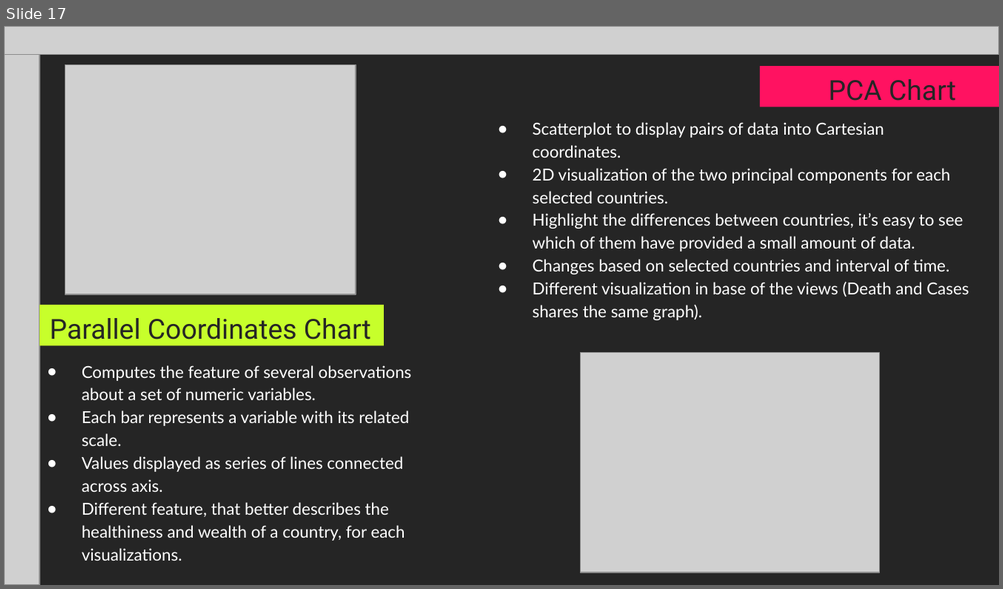
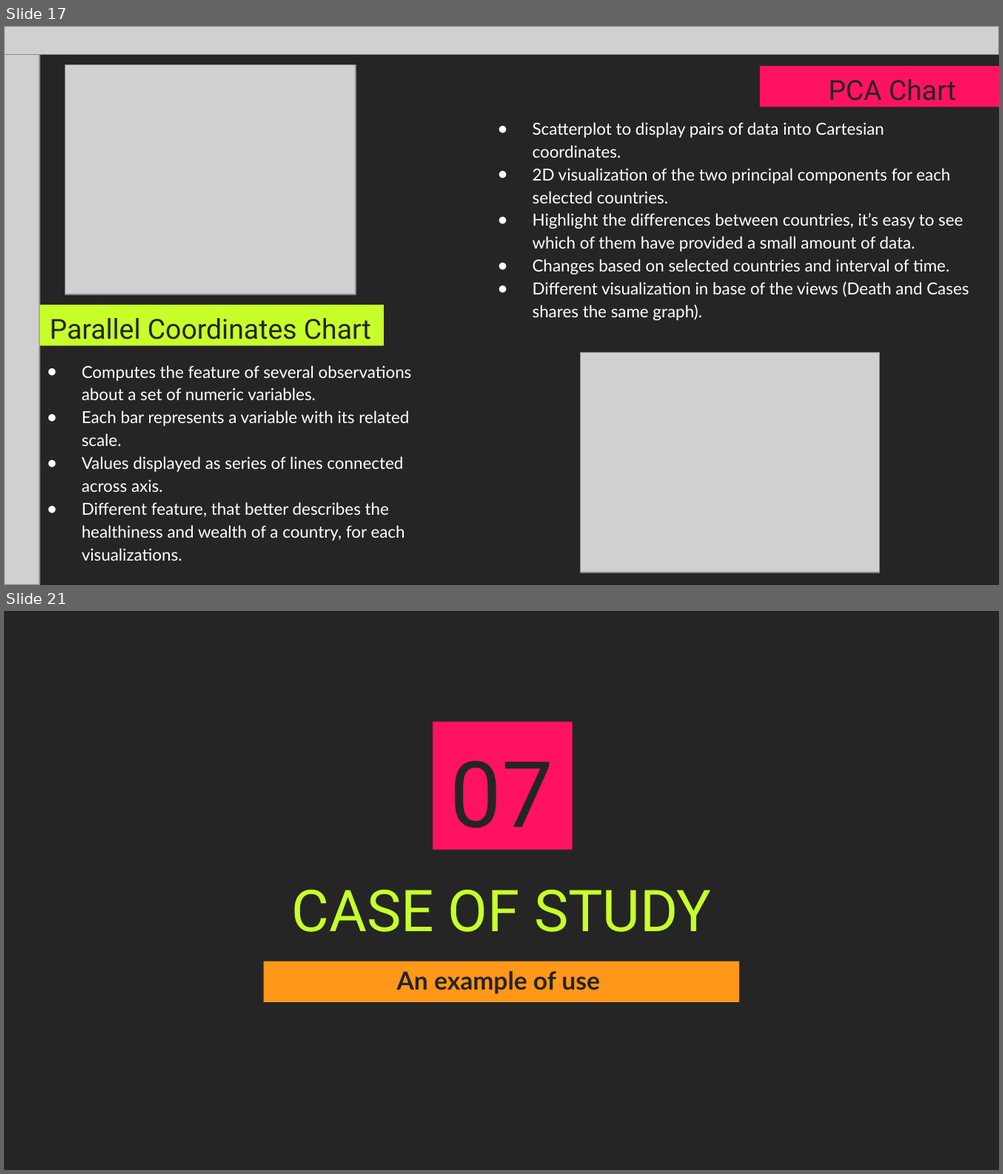
Before and after one commit to Covid19-visualization/Documentation, a slide deck: powerpoint/presentation.pptx. Shown one above the other, each under a label of ours: slide 17 before the commit, slides 17 and 21 after it; the slides between them are not shown. The pictures are 1003x589 and 1003x1174 pixels, drawn with LibreOffice and Linux fonts; fonts in the diff are those of the drawing; grey boxes stand for pictures. Boxes give left, top, right and bottom in pixels: in the first picture for what was removed or moved away, otherwise in the second. Text is boxed around its words. In the diff, an @@ line names an element or a change of style, - is before the commit and + after.

```diff
--- a/powerpoint/presentation.pptx
+++ b/powerpoint/presentation.pptx
@@ slide 21 added at (x1=4, y1=611, x2=999, y2=1170), background #252525 @@
@@ rectangle added at (x1=432, y1=721, x2=572, y2=850), fill #FF1261 @@
@@ text added at (x1=449, y1=760, x2=552, y2=829), 66.3 pt, text #252525 @@
+07
@@ title added at (x1=291, y1=889, x2=711, y2=932), 41.8 pt, text #C7FF2B @@
+CASE OF STUDY
@@ rectangle added at (x1=264, y1=961, x2=739, y2=1002), fill #FF971A @@
@@ text added at (x1=397, y1=971, x2=600, y2=994), 18 pt, text #252525, bold @@
+An example of use
```
Also in this commit, not shown: 2 slides changed, 7 other slides added.
